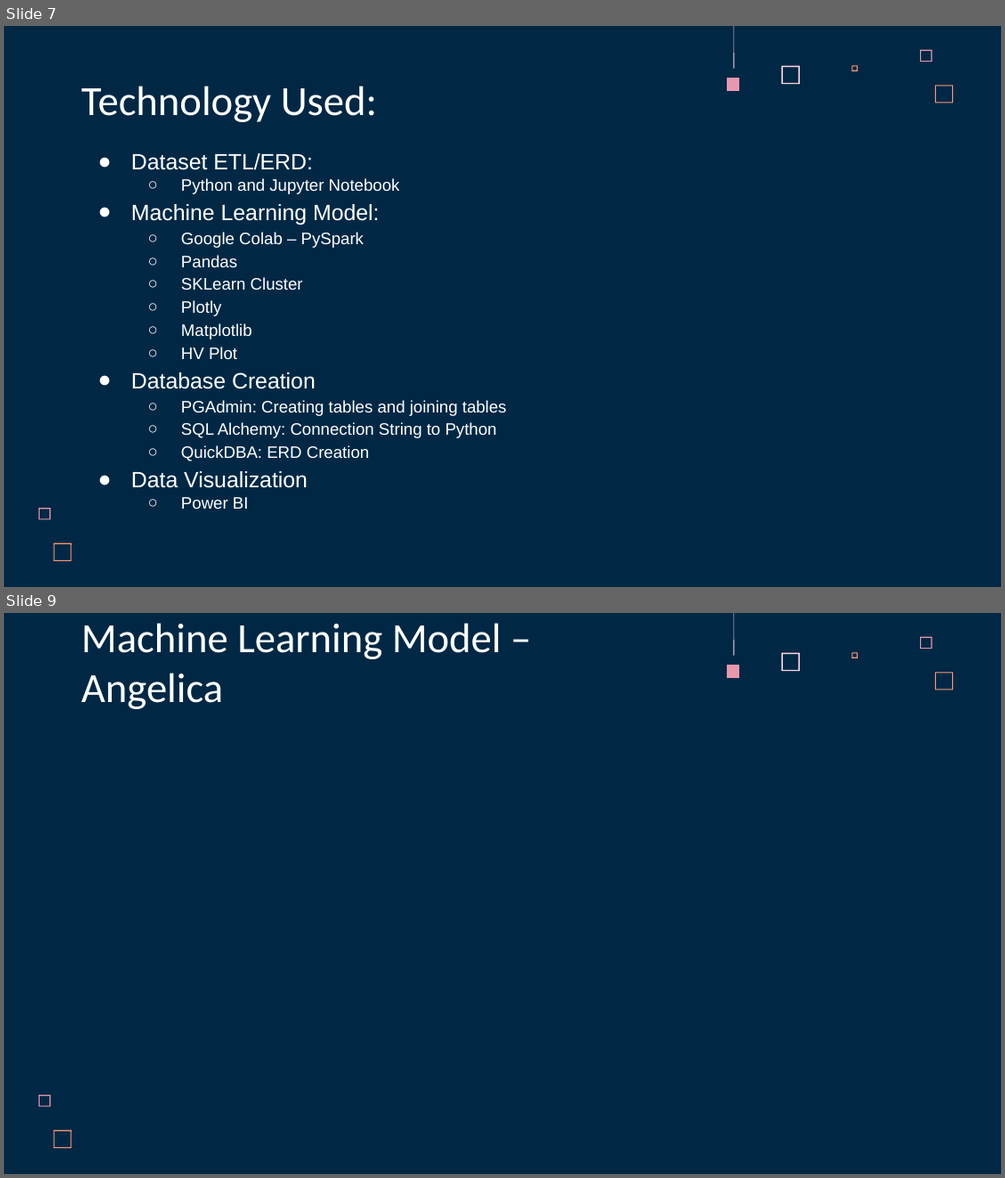
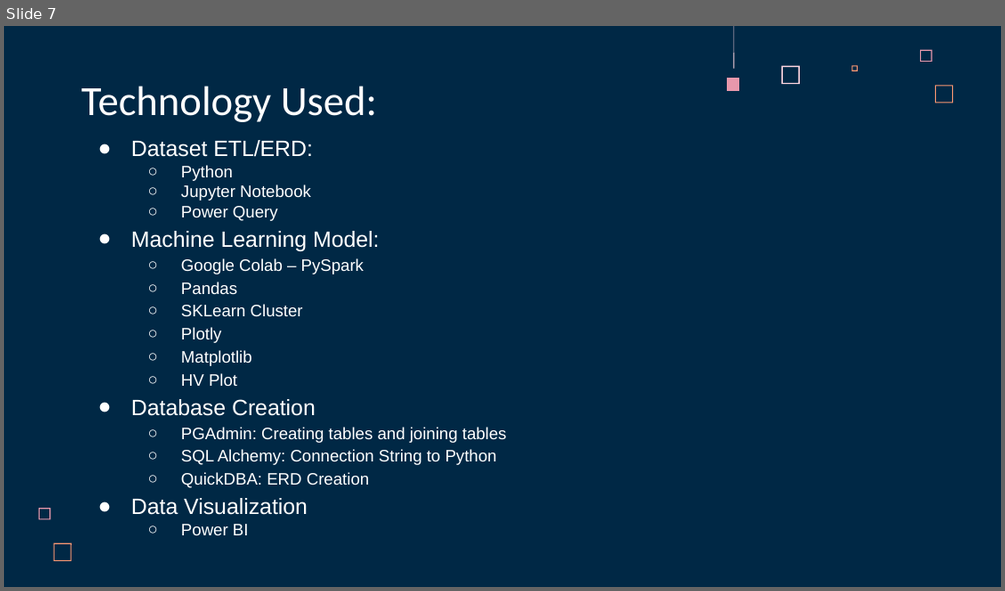
Before and after one commit to acegal1/Group1_Final_Project, a slide deck: _Group 1 Final Project Presentation - UFO Sightings in Arizona.pptx. Shown one above the other, each under a label of ours: slides 7 and 9 before the commit, slide 7 after it; the slides between them are not shown. The pictures are 1005x1178 and 1005x591 pixels, drawn with LibreOffice and Linux fonts; fonts in the diff are those of the drawing. Boxes give left, top, right and bottom in pixels: in the first picture for what was removed or moved away, otherwise in the second. Text is boxed around its words. In the diff, an @@ line names an element or a change of style, - is before the commit and + after.

```diff
--- a/_Group 1 Final Project Presentation - UFO Sightings in Arizona.pptx
+++ b/_Group 1 Final Project Presentation - UFO Sightings in Arizona.pptx
@@ slide 9 removed at (4, 613, 1001, 1174), background #002845; not listed: 8 template elements that a slide beside it also shows @@
@@ title removed at (81, 623, 502, 709) @@
-Machine Learning Model – Angelica
@@ slide 7 changed as well @@
@@ text "Dataset ETL/ERD:": place and size @@
-text "Dataset ETL/ERD:" at (131, 153, 507, 509)
+text "Dataset ETL/ERD:" at (131, 140, 507, 536)
@@ text at (181, 165, 311, 221): text changed @@
-  ○ Python and Jupyter Notebook
+  ○ Python
+  ○ Jupyter Notebook
+  ○ Power Query
```
Also in this commit, not shown: 7 other slides changed, 7 slides added, 4 other slides removed.
